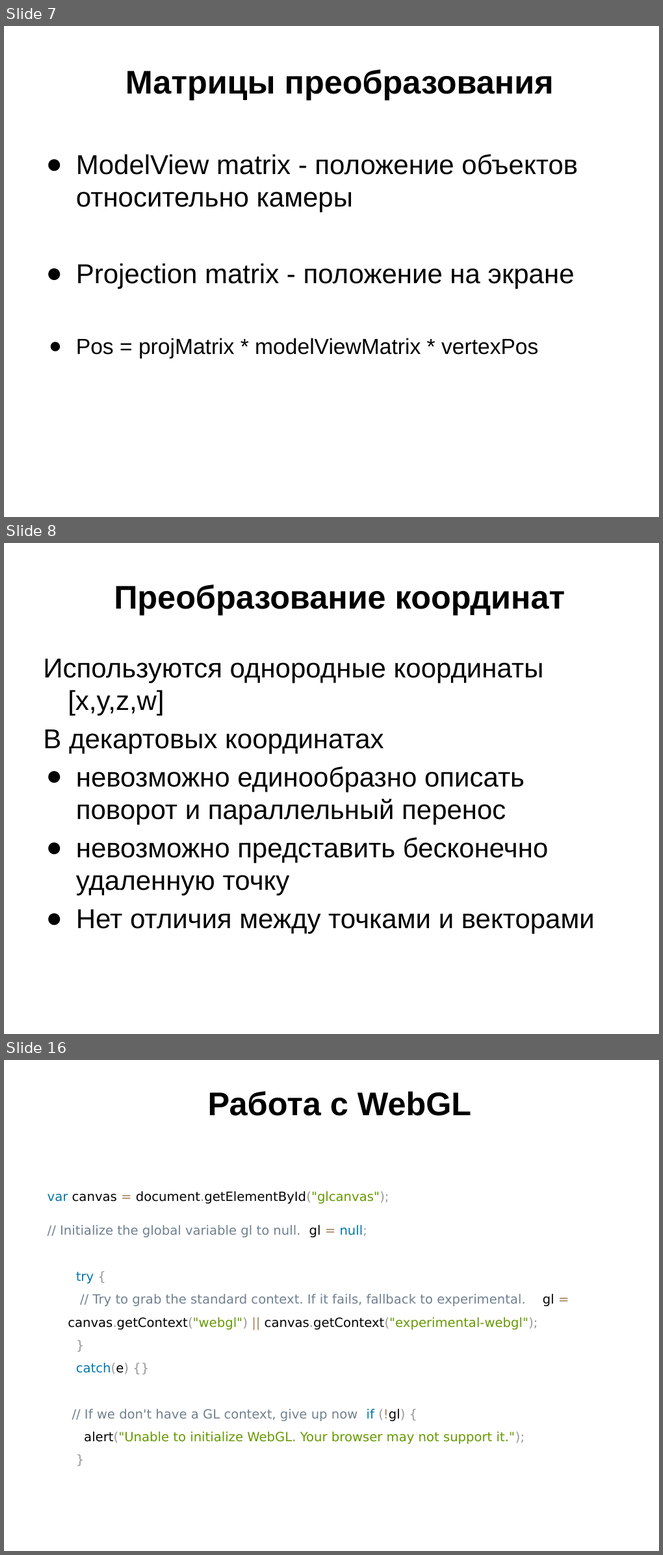
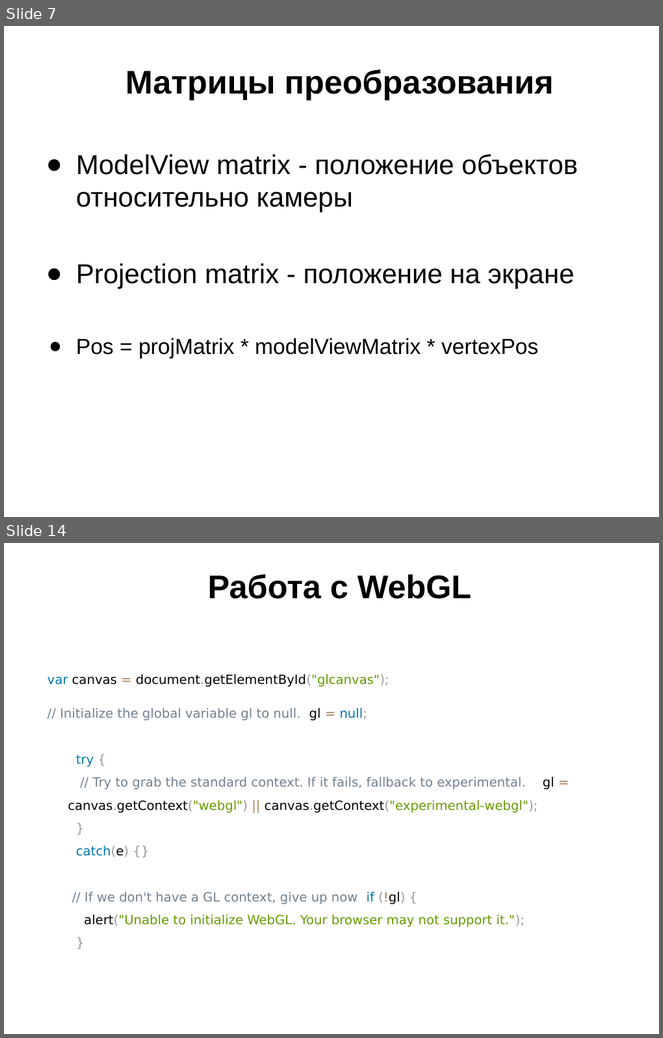
Before and after one commit to schadov/241m-lectures, a slide deck: Lecture-webgl.pptx. Shown one above the other, each under a label of ours: slides 7, 8 and 16 before the commit, slides 7 and 14 after it; the slides between them are not shown. The pictures are 663x1555 and 663x1038 pixels, drawn with LibreOffice and Linux fonts; fonts in the diff are those of the drawing. Boxes give left, top, right and bottom in pixels: in the first picture for what was removed or moved away, otherwise in the second. Text is boxed around its words. In the diff, an @@ line names an element or a change of style, - is before the commit and + after.

```diff
--- a/Lecture-webgl.pptx
+++ b/Lecture-webgl.pptx
@@ slide 8 removed at bbox=[4, 543, 659, 1034], background #FFFFFF @@
@@ title removed at bbox=[114, 585, 566, 615] @@
-Преобразование координат
@@ text removed at bbox=[43, 659, 595, 934] @@
-Используются однородные координаты [x,y,z,w]
-В декартовых координатах
-● невозможно единообразно описать поворот и параллельный перенос
-● невозможно представить бесконечно удаленную точку
-● Нет отличия между точками и векторами
@@ what was slide 16 is now slide 14 @@
```
Also in this commit, not shown: 6 slides changed, 2 slides added, 3 other slides removed.
